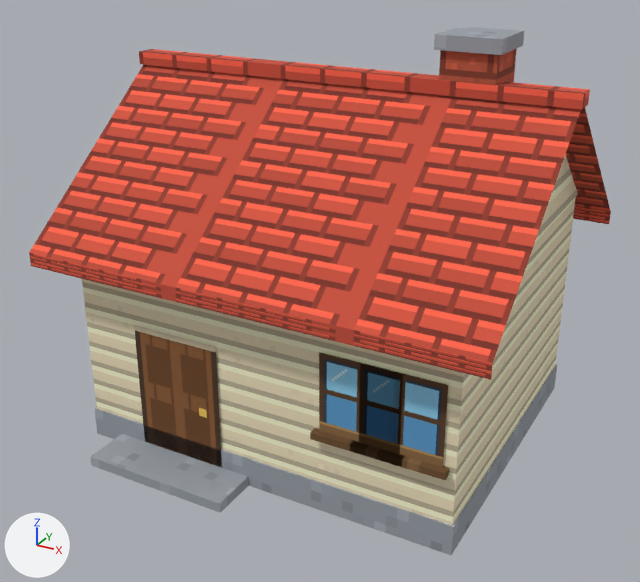
What one commit did to the glTF model computer-office/public/world3d/assets/models/house_0.glb.
Before and after are seen from a camera (50 mm lens) standing at (4.55, -8.7, 5.96) and looking at (-0.02, -0.39, 1.81). The axes (+X, +Y, +Z) are drawn at lower left. The lights are the same throughout. The picture after the commit comes second. Vertices at exactly the same position are counted once.

The older version as bpy lines, for what is in view:
```python
me_house_0 = bpy.data.meshes.new('house_0')
me_house_0.from_pydata(...)  # 92 vertices, 96 faces; spans x -2.67..2.67, y -2.45..2.25, z 0.0..4.75
# faces by material slot: [30, 12, 18, 2, 4, 20, 10]
me_house_0.materials.append(mat_stone)  # picture img_stone
me_house_0.materials.append(mat_wall_cream)  # picture img_wall_cream
me_house_0.materials.append(mat_roof_red)  # picture img_roof_red
me_house_0.materials.append(mat_door)  # picture img_door
me_house_0.materials.append(mat_window)  # picture img_window
me_house_0.materials.append(mat_wood)  # picture img_wood
me_house_0.materials.append(mat_wall_brick)  # picture img_wall_brick
ob_house_0 = bpy.data.objects.new('house_0', me_house_0)
ob_house_0.location = (0.0, 0.0, 0.0)
```
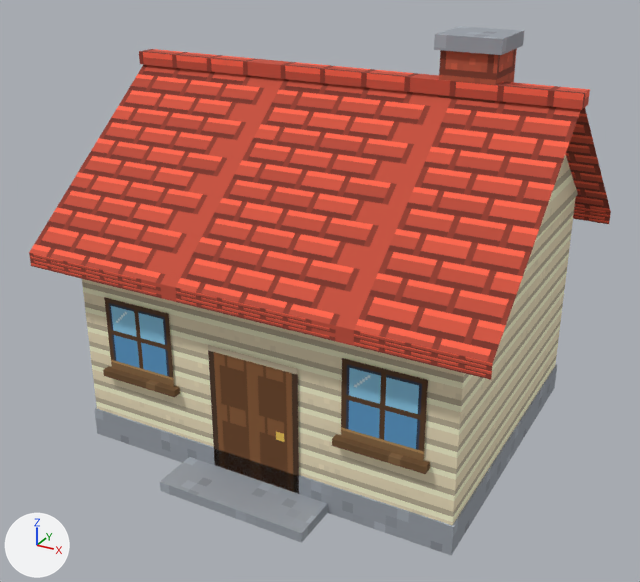
Changed parts and their boxes (x1, y1, x2, y2) in the pictures (640 x 582 px; the box of a moved part takes in the faces that stretch with it):
part 1 of me_house_0, moved or reshaped: before (90, 434, 249, 513); after (160, 457, 328, 543)
part 2 of me_house_0, moved or reshaped: before (134, 325, 222, 468); after (208, 345, 299, 493)
part 3 of me_house_0, moved or reshaped: before (319, 352, 360, 442); after (104, 297, 174, 387)
part 4 of me_house_0, moved or reshaped: before (359, 363, 448, 467); after (341, 358, 428, 461)
part 5 of me_house_0, moved or reshaped: before (310, 428, 405, 467); after (103, 366, 180, 397)
part 6 of me_house_0, moved or reshaped: before (402, 456, 449, 480); after (332, 434, 430, 474)

Patch to the scene script:
```diff
--- a/computer-office/public/world3d/assets/models/house_0.glb.py
+++ b/computer-office/public/world3d/assets/models/house_0.glb.py
@@ me_house_0 @@
 me_house_0.from_pydata(...)  # 92 vertices, 96 faces; spans x -2.67..2.67, y -2.45..2.25, z 0.0..4.75
 # used by ob_house_0; location = (0.0, 0.0, 0.0)
+# me_house_0 part 1: the loose piece of 8 vertices spanning x -1.9..-0.1, y -2.45..-1.9, z 0.0..0.12 is moved by (1.0, 0.0, 0.0)
+# me_house_0 part 2: the loose piece of 4 vertices spanning x -1.55..-0.45, y -1.9, z 0.0..1.65 is moved by (1.0, 0.0, 0.0)
+# me_house_0 part 3: the loose piece of 4 vertices spanning x 0.8..1.7, y -1.9, z 1.0..1.9 is moved by (-2.75, 0.0, 0.0)
+# me_house_0 part 4: the loose piece of 4 vertices spanning x 1.25..2.15, y -1.9, z 1.0..1.9 is moved by (-0.2, 0.0, 0.0)
+# me_house_0 part 5: the loose piece of 8 vertices spanning x 0.74..1.76, y -1.98..-1.88, z 0.92..1.0 is moved by (-2.75, 0.0, 0.0)
+# me_house_0 part 6: the loose piece of 8 vertices spanning x 1.19..2.21, y -1.98..-1.88, z 0.92..1.0 is moved by (-0.2, 0.0, 0.0)
 me_house_0.materials.append(mat_stone)
```
